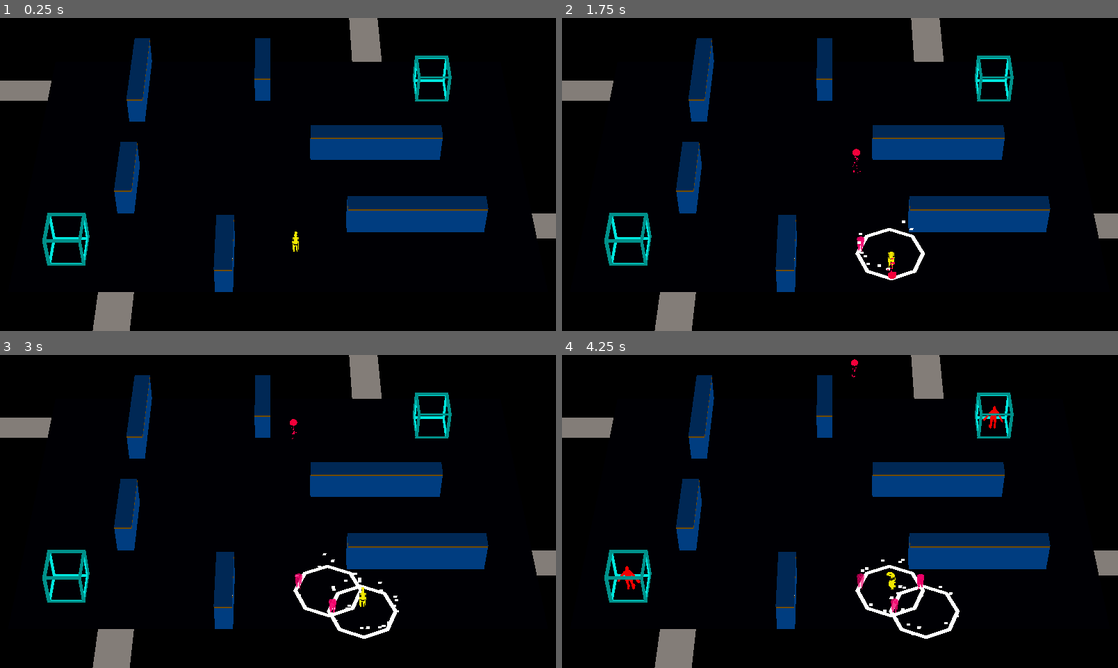
Above: before the commit, frames 1-4 (two rows, left to right).
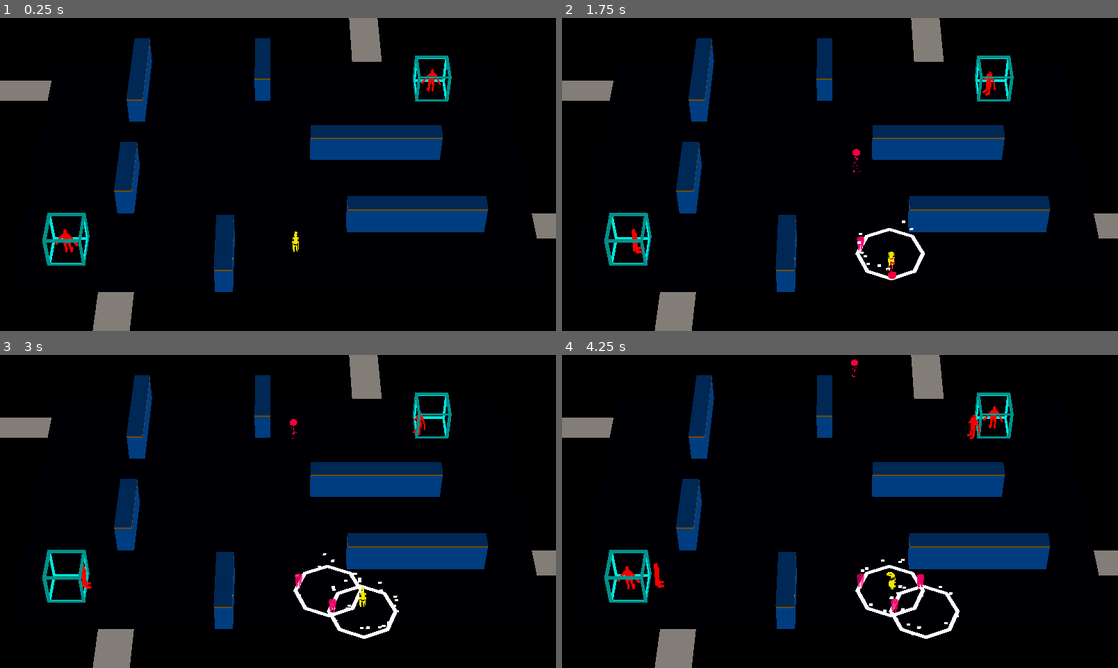
Above: after the commit, the same moments.

Repository: ralabate/30ddl
Game: Godot game, scene res://main.tscn
The game is run twice, just before and just after one commit, with the same random seed, the same clock (stepped at 60 frames per second) and the same inputs.
Inputs:
- Up to frame 1 (0.25 s): no input
- Up to frame 2 (1.75 s): tap Enter (ui_accept) at 0.5, 0.77, 1.52 s; hold Right (ui_right) 0.53-1.28 s; tap S (player_decoy) at 0.6 s; hold Down (ui_down) from 1.28 s (still down); tap A (player_mine) at 1.35 s
- Up to frame 3 (3 s): release Down (ui_down) at 2.03 s; hold Right (ui_right) 2.03-2.78 s; tap S (player_decoy) at 2.1 s; hold Up (ui_up) from 2.78 s (still down); tap A (player_mine) at 2.85 s
- Up to frame 4 (4.25 s): tap Enter (ui_accept) at 3.02, 3.77 s; release Up (ui_up) at 3.53 s; hold Left (ui_left) from 3.53 s (still down); tap S (player_decoy) at 3.6 s

The runs differ from the first frame. In frame 1, 0.2% of the frame differs, in the area x 10-80%, y 16-75%; in frame 2, 0.1%; in frame 3, 0.1%; in frame 4, 0.2%.

Commit message:
spawn one badguy per spawner at start of game

Diff:
--- a/gauntlet/main.gd
+++ b/gauntlet/main.gd
@@ -31,6 +31,13 @@
 	player.death.connect(_on_player_died)
 
 
+func spawn_badguy(position: Vector3) -> void:
+	var badguy = badguy_template.instantiate()
+	add_child(badguy)
+	badguy.target = player
+	badguy.position = position
+
+
 func start_game() -> void:
 	var bullets = get_tree().get_nodes_in_group("bullets")
 	for bullet in bullets:
@@ -39,6 +46,12 @@
 	var badguys = get_tree().get_nodes_in_group("badguys")
 	for badguy in badguys:
 		badguy.queue_free()
+
+	var spawners = get_tree().get_nodes_in_group("spawners")
+	for spawner in spawners:
+		spawner.queue_free()
+
+	spawn_player()
 
 	var spawner_spawners = get_tree().get_nodes_in_group("spawner_spawners")
 	for spawner_spawner in spawner_spawners:
@@ -49,7 +62,7 @@
 		spawner.death.connect(_on_spawner_died)
 		spawner_count += 1
 
-		spawn_player()
+		spawn_badguy(spawner.position)
 
 
 func _on_player_shoot(
@@ -95,10 +108,7 @@
 
 func _on_spawned_badguy(position: Vector3) -> void:
 	if player != null and not player.is_queued_for_deletion():
-		var badguy = badguy_template.instantiate()
-		add_child(badguy)
-		badguy.target = player
-		badguy.position = position
+		spawn_badguy(position)
 
 
 func _on_spawner_died() -> void:
